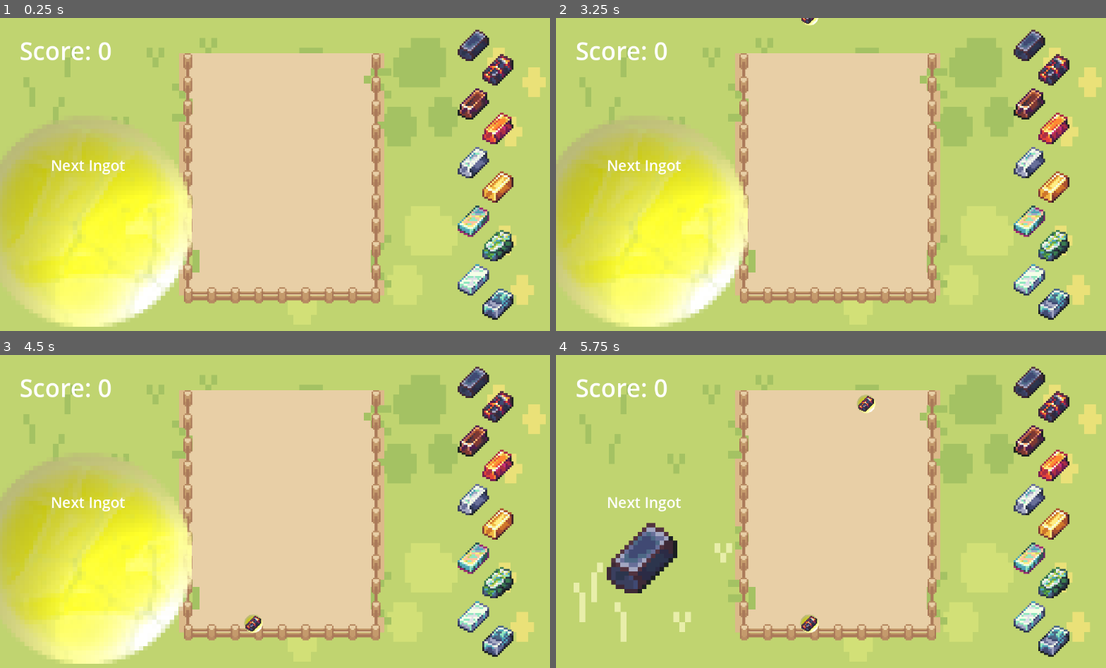
Above: before the commit, frames 1-4 (two rows, left to right).
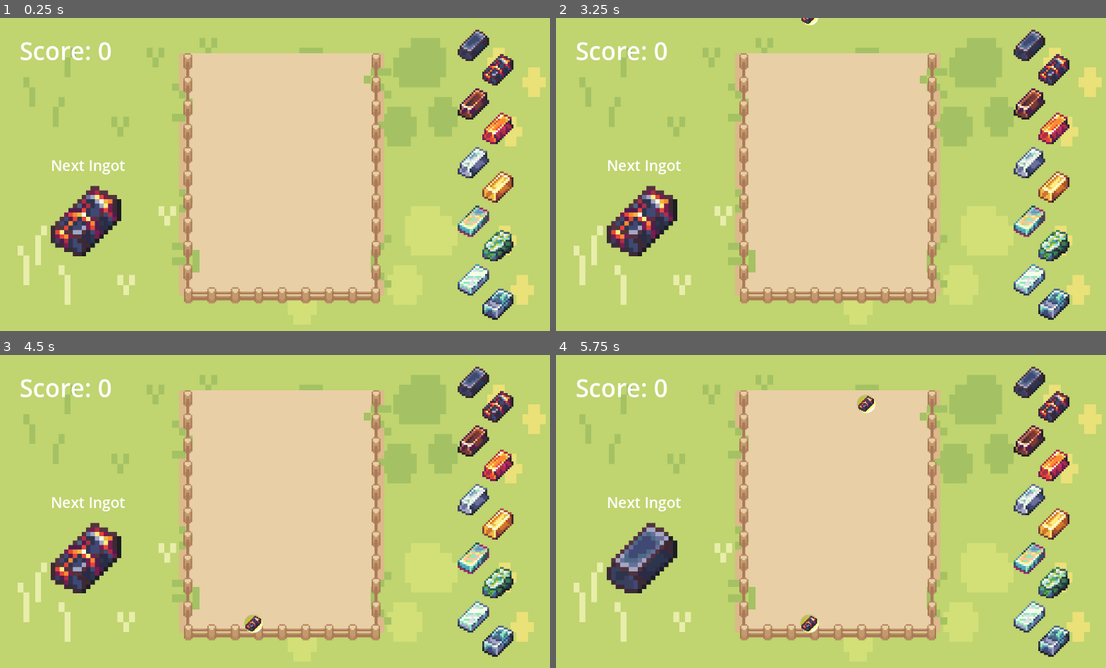
Above: after the commit, the same moments.

Repository: lisiyunalice/The-Pet
Game: Godot game, scene res://minigames/Happiness/Gourmet Feeding.tscn
Two runs of this game, one before a commit and one after it. Both use one fixed random seed, a clock stepped at 60 frames per second and the inputs below.
Inputs (mouse positions are in pixels of both pictures, inside the frame that each line leads up to):
- Up to frame 1 (0.25 s): no input
- Up to frame 2 (3.25 s): tap Enter (ui_accept) at 0.5, 0.77, 1.25, 1.52, 2, 2.75, 3.02 s; move the mouse to (963, 161) at 0.52 s; hold Right (ui_right) 0.53-1.28 s; click (963, 161) at 0.67 s; move the mouse to (726, 193) at 1.27 s; hold Down (ui_down) 1.28-2.03 s; move the mouse to (891, 105) at 2.02 s; hold Right (ui_right) 2.03-2.78 s; move the mouse to (809, 240) at 2.77 s; hold Up (ui_up) from 2.78 s (still down); click (809, 240) at 2.92 s
- Up to frame 3 (4.5 s): move the mouse to (451, 561) at 3.52 s; release Up (ui_up) at 3.53 s; hold Left (ui_left) from 3.53 s (still down); tap Enter (ui_accept) at 3.77 s; move the mouse to (110, 464) at 4.27 s
- Up to frame 4 (5.75 s): tap Enter (ui_accept) at 4.52, 5 s; move the mouse to (864, 514) at 5.02 s; release Left (ui_left) at 5.03 s; hold Down (ui_down) from 5.03 s (still down); click (864, 514) at 5.17 s

The runs differ from the first frame. In frame 1, 17% of the frame differs, in the area x 0-35%, y 32-99%; in frame 2, 17%; in frame 3, 17%; in frame 4, nothing differs.

Commit message:
fixed semi final

Diff:
--- a/the-pet/minigames/Happiness/1.tscn
+++ b/the-pet/minigames/Happiness/1.tscn
@@ -24,8 +24,8 @@
 scale = Vector2(0.6041666, 0.6041666)
 texture = ExtResource("3_emcpg")
 
-[node name="Sprite2D" type="Sprite2D" parent="dough piece 1/BallColor"]
+[node name="Sprite2D" type="Sprite2D" parent="dough piece 1"]
 texture_filter = 1
-position = Vector2(1.9731193e-07, 4.9327983e-08)
-scale = Vector2(2.5572414, 2.5572414)
+position = Vector2(-7.1054274e-15, -1.7763568e-15)
+scale = Vector2(1.545, 1.545)
 texture = ExtResource("3_0hkk6")
--- a/the-pet/minigames/Happiness/2.tscn
+++ b/the-pet/minigames/Happiness/2.tscn
@@ -24,7 +24,7 @@
 scale = Vector2(0.7916666, 0.7916666)
 texture = ExtResource("3_35wbr")
 
-[node name="Item311" type="Sprite2D" parent="cream drop 2/BallColor"]
+[node name="Sprite2D" type="Sprite2D" parent="cream drop 2"]
 texture_filter = 1
-scale = Vector2(2.526316, 2.526316)
+scale = Vector2(2, 2)
 texture = ExtResource("3_l4lpx")
--- a/the-pet/minigames/Happiness/GourmetFeeding.gd
+++ b/the-pet/minigames/Happiness/GourmetFeeding.gd
@@ -11,16 +11,20 @@
 @export var treat_level_9_scene: PackedScene
 @export var treat_level_10_scene: PackedScene
 
+@export var all_treat_scenes: Array[PackedScene]
+
 @onready var score_label: Label = $ScoreLabel
 @onready var final_score_label: Label = $GameOverLayer/CenterContainer/VBoxContainer/ScoreDisplayLabel
 @onready var game_over_layer: CanvasLayer = $GameOverLayer
 @onready var drop_cooldown_timer: Timer = $DropCooldownTimer
 @onready var next_treat_preview: Sprite2D = $NextTreatPreview
-@onready var end_game_area: Area2D = $EndGameArea # EndGameArea 노드 추가 가정
+@onready var end_game_area: Area2D = $EndGameArea
 
 const DROP_START_Y = -50.0
 const BOWL_WIDTH = 400.0
 const BOWL_X_START = 376.0
+const MAIN_SPRITE_NAME = "MainDessertSprite"
+const MAX_INITIAL_LEVEL = 2
 
 var treat_pool: Array[PackedScene] = []
 var current_treat_scene: PackedScene
@@ -30,7 +34,6 @@
 
 func _ready():
 	add_to_group("merger")
-
 	treat_pool = [treat_level_1_scene, treat_level_2_scene]
 
 	randomize_next_treat()
@@ -40,20 +43,12 @@
 func get_texture_from_scene(scene: PackedScene) -> Texture2D:
 	var instance = scene.instantiate()
 	var texture: Texture2D = null
-	for child in instance.get_children():
-		if child is Sprite2D:
-			texture = (child as Sprite2D).texture
-			break
-		elif child.get_child_count() > 0:
-			for grand_child in child.get_children():
-				if grand_child is Sprite2D:
-					texture = (grand_child as Sprite2D).texture
-					break
-			if texture != null:
-				break
-	var sprite_node = instance.find_child("Sprite2D")
-	if sprite_node is Sprite2D:
-		texture = sprite_node.texture
+	texture = _recursive_find_sprite(instance)
+	var sprite_to_preview = instance.find_child(MAIN_SPRITE_NAME, true)
+	if sprite_to_preview == null:
+		sprite_to_preview = instance.find_child("Sprite2D", true)
+	if sprite_to_preview is Sprite2D:
+		texture = sprite_to_preview.texture
 	instance.queue_free()
 	return texture
 
@@ -63,6 +58,16 @@
 		current_treat_scene = treat_pool.pick_random()
 		if current_treat_scene != null and is_instance_valid(next_treat_preview):
 			next_treat_preview.texture = get_texture_from_scene(current_treat_scene)
+
+
+func _recursive_find_sprite(node: Node) -> Texture2D:
+	if node is Sprite2D:
+		return node.texture
+	for child in node.get_children():
+		var result = _recursive_find_sprite(child)
+		if result != null:
+			return result
+	return null
 
 
 func _unhandled_input(event):
